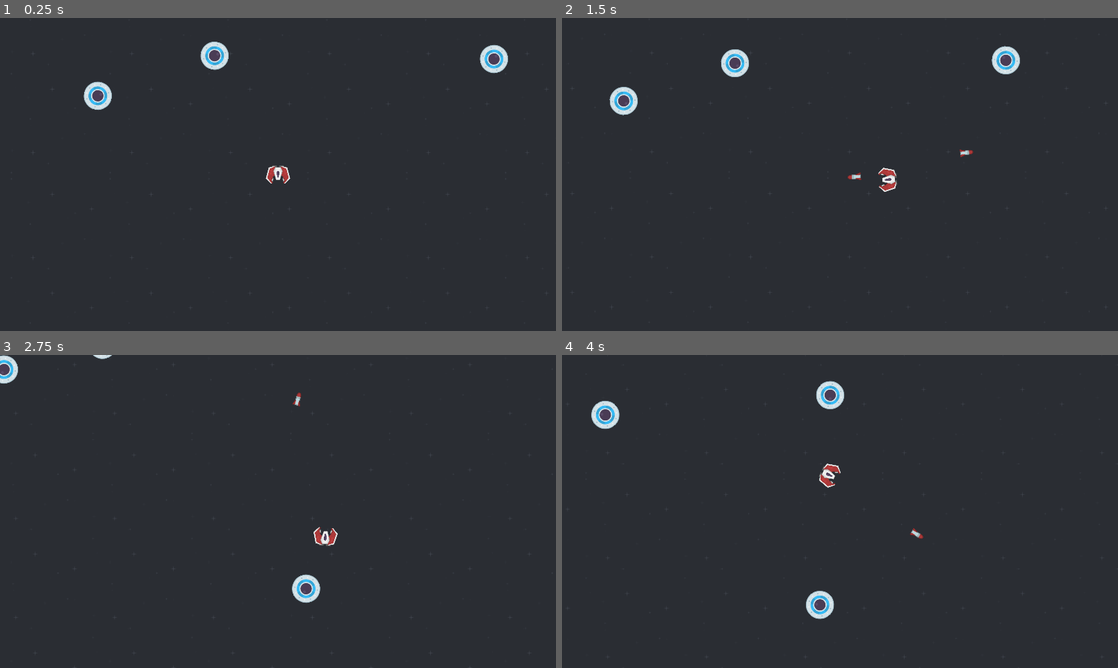
Above: before the commit, frames 1-4 (two rows, left to right).
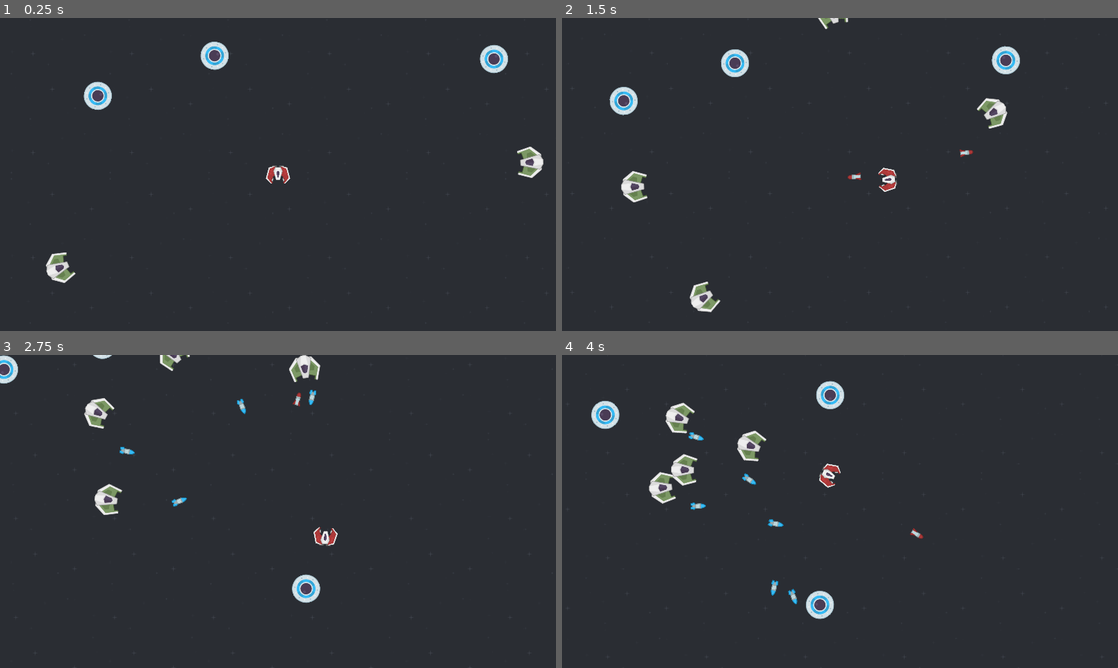
Above: after the commit, the same moments.

Repository: RyanDeBarros/Space-Raiders
Game: Godot game, scene res://levels/sandbox.tscn
The game is run twice, just before and just after one commit, with the same random seed, the same clock (stepped at 60 frames per second) and the same inputs.
Inputs (mouse positions are in pixels of both pictures, inside the frame that each line leads up to):
- Up to frame 1 (0.25 s): no input
- Up to frame 2 (1.5 s): move the mouse to (962, 158) at 0.52 s; hold D (move_right) 0.53-1.28 s; click (962, 158) at 0.6 s; move the mouse to (728, 190) at 1.27 s; hold S (move_down) from 1.28 s (still down); click (728, 190) at 1.35 s
- Up to frame 3 (2.75 s): move the mouse to (333, 442) at 2.02 s; release S (move_down) at 2.03 s; hold D (move_right) from 2.03 s (still down); click (333, 442) at 2.1 s
- Up to frame 4 (4 s): move the mouse to (812, 574) at 2.77 s; release D (move_right) at 2.78 s; hold W (move_up) 2.78-3.53 s; click (812, 574) at 2.85 s; move the mouse to (1006, 558) at 3.52 s; hold A (move_left) from 3.53 s (still down); click (1006, 558) at 3.6 s

The runs differ from the first frame. In frame 1, 0.7% of the frame differs, in the area x 8-98%, y 41-85%; in frame 2, 1.1%; in frame 3, 1.3%; in frame 4, 1.6%, in the area x 15-43%, y 15-80%.

Commit message:
Added new Minion design.

Diff:
--- a/autoloads/info.gd
+++ b/autoloads/info.gd
@@ -4,13 +4,14 @@
 	"arena_rect": Rect2(0, 0, 0, 0)
 }
 
-var projectile_JSON
-var enemy_JSON
+var projectile_JSON: Dictionary
+var enemy_JSON: Dictionary
 
-var player
+var player: Area2D
+var projectile_manager: Node
 
 
-func _ready() -> void:
+func _init() -> void:
 	var file = FileAccess.open("res://txt/projectile_info.json", FileAccess.READ)
 	projectile_JSON = JSON.parse_string(file.get_as_text())
 	file.close()
--- a/enemy/behavior/ufo_movement.gd
+++ /dev/null
@@ -1,61 +0,0 @@
-extends BaseBehavior
-
-
-var speed_dict: Dictionary
-var speed: int
-var direction: Vector2
-var aggro_range_squared: float
-var follow_spread: float
-var move_interval_dict: Dictionary
-var move_interval: float
-
-var angular_speed := 1.0
-var _speed := 0.0
-var acceleration := 10.0
-var deceleration := 10.0
-
-@onready var move_interval_timer := $MoveIntervalTimer as Timer
-
-
-func _ready() -> void:
-	move_interval_timer.timeout.connect(_on_move_interval_end)
-	setup()
-	_on_move_interval_end()
-	angular_speed *= randi_range(0, 1) * 2 - 1
-
-
-func _process(delta: float) -> void:
-	if active and enemy.position.distance_squared_to(player.position) <= aggro_range_squared:
-		_speed = minf(_speed + acceleration, speed)
-		if not direction:
-			_on_move_interval_end()
-	else:
-		direction = Vector2.ZERO
-		_speed = maxf(_speed - deceleration, 0)
-	enemy.position += direction * delta * speed
-	enemy.rotation += angular_speed * delta
-
-
-func _on_move_interval_end() -> void:
-	_restart_move_interval()
-	if active:
-		direction = enemy.position.direction_to(player.position).rotated(randf() * follow_spread)
-	else:
-		direction = Vector2.ZERO
-
-
-func _restart_move_interval() -> void:
-	speed = Math.rand_mediani(speed_dict["min"], speed_dict["median"], speed_dict["max"])
-	move_interval = Math.rand_medianf(
-			move_interval_dict["min"], move_interval_dict["median"], move_interval_dict["max"])
-	move_interval_timer.start(move_interval)
-
-
-func setup() -> void:
-	var file := FileAccess.open(configuration, FileAccess.READ)
-	var json = JSON.parse_string(file.get_as_text())
-	speed_dict = json["speed"]
-	move_interval_dict = json["move_interval"]
-	aggro_range_squared = json["aggro_range"] ** 2
-	follow_spread = json["follow_spread"]
-	file.close()
--- /dev/null
+++ b/enemy/minion.gd
@@ -0,0 +1,90 @@
+extends Area2D
+
+
+@export var level := 1
+
+var minion_info: Dictionary
+
+var active := true
+var range_shoot_squared: float
+var range_squared_detect: float
+var angular_velocity: float
+var projectile_info: Dictionary
+
+@onready var health_component: HealthComponent = $HealthComponent
+@onready var overlap_component: OverlapComponent = $OverlapComponent
+@onready var cooldown_timer: Timer = $CooldownTimer
+
+
+func _ready() -> void:
+	setup_info()
+	angular_velocity = Math.pm_randf(minion_info["movement"]["orbiting_speed"],
+			minion_info["movement"]["orbital_speed_pm"]) * (randi_range(0, 1) * 2 - 1)
+	cooldown_timer.timeout.connect(_on_cooldown_end)
+
+
+func _process(delta: float) -> void:
+	var quadrance := position.distance_squared_to(Info.player.position)
+
+	# Movement
+	if quadrance <= range_squared_detect:
+		var direction := Info.player.position.direction_to(position) as Vector2
+		var range_velocity := direction * (minion_info["range"]["middle"] - sqrt(quadrance))\
+				* minion_info["movement"]["speed_mult"] as Vector2
+		var orbital_velocity := direction.rotated(1.57) * angular_velocity * delta
+		position += range_velocity + orbital_velocity
+		rotation = direction.angle() + 1.57
+
+	# Combat
+	if active and quadrance <= range_shoot_squared:
+		if cooldown_timer.is_stopped():
+			cooldown_timer.start()
+	else:
+		cooldown_timer.stop()
+
+
+func _on_cooldown_end():
+	cooldown_timer.wait_time = Math.pm_randf(minion_info["combat"]["cooldown"],
+			minion_info["combat"]["cooldown_pm"])
+	shoot()
+
+
+func setup_info(lvl := level) -> void:
+	minion_info = Info.enemy_JSON["minion"][str(lvl)]
+	overlap_component.wait_time = minion_info["collide"]["wait_time"]
+	health_component.initial_health = minion_info["max_health"]
+	range_shoot_squared = minion_info["combat"]["range"] ** 2
+	range_squared_detect = minion_info["range"]["detect"] ** 2
+
+	cooldown_timer.wait_time = Math.pm_randf(minion_info["combat"]["cooldown"],
+			minion_info["combat"]["cooldown_pm"])
+	projectile_info = Info.projectile_JSON[minion_info["combat"]["projectile_info_index"]]
+
+
+func shoot():
+	var basic_shot := Scenes.PROJECTILES["basic"].instantiate() as BasicShot
+	Info.projectile_manager.add_child(basic_shot)
+	basic_shot.setup_from_node(self, projectile_info, 1.57)
+	basic_shot.add_to_group("enemy_owned")
+
+
+func collide_player(player: Area2D) -> void:
+	player.take_damage(minion_info["collide"]["damage"])
+	health_component.health -= player.collide_damage
+
+
+func projectile_hit(projectile: Area2D) -> void:
+	health_component.health -= projectile.damage
+
+
+func die() -> void:
+	var explosion = Scenes.EXPLOSION_SCENE.instantiate()
+	get_tree().get_first_node_in_group("explosion_manager").add_child(explosion)
+	explosion.position = position
+	explosion.scale *= minion_info["appearance"]["explosion_scale_mult"]
+	queue_free()
+
+
+func disable() -> void:
+	overlap_component.disable()
+	active = false
--- /dev/null
+++ b/enemy/minion.tscn
@@ -0,0 +1,30 @@
+[gd_scene load_steps=6 format=3 uid="uid://dvlltr3uqepum"]
+
+[ext_resource type="Script" path="res://enemy/minion.gd" id="1_2dj6f"]
+[ext_resource type="Texture2D" uid="uid://dxa1rxixke17e" path="res://assets/ships/minions/enemyGreen3.png" id="1_m2aac"]
+[ext_resource type="PackedScene" uid="uid://tw06550bothw" path="res://logic/health_component.tscn" id="2_u5co5"]
+[ext_resource type="PackedScene" uid="uid://6gjbgm3xmmt8" path="res://logic/overlap_component.tscn" id="3_ycos2"]
+
+[sub_resource type="CircleShape2D" id="CircleShape2D_6cxgp"]
+radius = 40.0125
+
+[node name="Minion" type="Area2D" groups=["enemy"]]
+script = ExtResource("1_2dj6f")
+
+[node name="Sprite" type="Sprite2D" parent="."]
+scale = Vector2(0.8, 0.8)
+texture = ExtResource("1_m2aac")
+
+[node name="CollisionShape2D" type="CollisionShape2D" parent="."]
+shape = SubResource("CircleShape2D_6cxgp")
+
+[node name="HealthComponent" parent="." node_paths=PackedStringArray("die_object") instance=ExtResource("2_u5co5")]
+die_object = NodePath("..")
+die_callback = "die"
+
+[node name="OverlapComponent" parent="." node_paths=PackedStringArray("instance") instance=ExtResource("3_ycos2")]
+instance = NodePath("..")
+callback = "collide_player"
+target_groups = Array[String](["player"])
+
+[node name="CooldownTimer" type="Timer" parent="."]
--- a/enemy/ufo.gd
+++ b/enemy/ufo.gd
@@ -36,7 +36,7 @@
 	rotation += ufo_info["movement"]["angular_speed"] * angular_dir * delta
 
 
-func _on_move_interval_end():
+func _on_move_interval_end() -> void:
 	max_speed = Math.rand_mediani(ufo_info["speed"]["min"], ufo_info["speed"]["median"],\
 			ufo_info["speed"]["max"])
 	move_interval = Math.rand_medianf(ufo_info["move_interval"]["min"],\
@@ -45,19 +45,19 @@
 	direction = position.direction_to(Info.player.position).rotated(randf() * ufo_info["follow_spread"])
 
 
-func setup_info(lvl := level):
+func setup_info(lvl := level) -> void:
 	ufo_info = Info.enemy_JSON["ufo"][str(lvl)]
 	overlap_component.wait_time = ufo_info["collide"]["wait_time"]
 	health_component.initial_health = ufo_info["max_health"]
 	aggro_range_squared = ufo_info["aggro_range"] ** 2
 
 
-func collide_player(player: Area2D):
+func collide_player(player: Area2D) -> void:
 	player.take_damage(ufo_info["collide"]["damage"])
 	health_component.health -= player.collide_damage
 
 
-func projectile_hit(projectile: Area2D):
+func projectile_hit(projectile: Area2D) -> void:
 	health_component.health -= projectile.damage
 
 
@@ -69,6 +69,6 @@
 	queue_free()
 
 
-func disable():
+func disable() -> void:
 	overlap_component.disable()
 	active = false
--- a/enemy/ufo_old.tscn
+++ /dev/null
@@ -1,39 +0,0 @@
-[gd_scene load_steps=7 format=3 uid="uid://bowc4q5hg75wy"]
-
-[ext_resource type="PackedScene" uid="uid://dbfeu2nwkni0i" path="res://enemy/enemy_old.tscn" id="1_i5u8j"]
-[ext_resource type="Texture2D" uid="uid://b1lwr4nvb08jh" path="res://assets/ships/ufos/ufoBlue.png" id="2_1wwpp"]
-[ext_resource type="Script" path="res://enemy/behavior/basic_health.gd" id="2_06hs4"]
-[ext_resource type="Script" path="res://enemy/behavior/basic_collide.gd" id="3_i3txk"]
-[ext_resource type="Script" path="res://enemy/behavior/ufo_movement.gd" id="4_lm0gw"]
-
-[sub_resource type="CircleShape2D" id="CircleShape2D_ptld1"]
-radius = 36.0
-
-[node name="UFO" instance=ExtResource("1_i5u8j")]
-
-[node name="Sprite2D" parent="." index="0"]
-scale = Vector2(0.8, 0.8)
-texture = ExtResource("2_1wwpp")
-
-[node name="CollisionShape2D" parent="." index="1"]
-shape = SubResource("CircleShape2D_ptld1")
-
-[node name="Health" type="Node" parent="Components" index="0" node_paths=PackedStringArray("enemy")]
-script = ExtResource("2_06hs4")
-enemy = NodePath("../..")
-configuration = "res://txt/enemy_info/ufo/health.json"
-
-[node name="Collide" type="Node" parent="Components" index="1" node_paths=PackedStringArray("health_component", "enemy")]
-script = ExtResource("3_i3txk")
-health_component = NodePath("../Health")
-enemy = NodePath("../..")
-configuration = "res://txt/enemy_info/ufo/collide.json"
-
-[node name="CollideDamageTimer" type="Timer" parent="Components/Collide" index="0"]
-
-[node name="Movement" type="Node" parent="Components" index="2" node_paths=PackedStringArray("enemy")]
-script = ExtResource("4_lm0gw")
-enemy = NodePath("../..")
-configuration = "res://txt/enemy_info/ufo/movement.json"
-
-[node name="MoveIntervalTimer" type="Timer" parent="Components/Movement" index="0"]
--- a/levels/level.gd
+++ b/levels/level.gd
@@ -9,6 +9,7 @@
 func _ready() -> void:
 	Info.level_data["arena_rect"] = arena_collision.shape.get_rect()
 	Info.player = get_tree().get_first_node_in_group("player")
+	Info.projectile_manager = projectile_manager
 	player.setup_camera_limits()
 	Input.set_default_cursor_shape(Input.CURSOR_CROSS)
 
--- a/levels/sandbox.tscn
+++ b/levels/sandbox.tscn
@@ -1,9 +1,10 @@
-[gd_scene load_steps=6 format=3 uid="uid://ctxltwcj5mpeg"]
+[gd_scene load_steps=7 format=3 uid="uid://ctxltwcj5mpeg"]
 
 [ext_resource type="Script" path="res://levels/level.gd" id="1_8a0rs"]
 [ext_resource type="PackedScene" uid="uid://dnuto0c2ouck5" path="res://player/player.tscn" id="2_1vmdd"]
 [ext_resource type="Texture2D" uid="uid://eahqm3cqwbbd" path="res://assets/bkgs/blue.png" id="2_lejju"]
 [ext_resource type="PackedScene" uid="uid://bilntsvd8ywk5" path="res://enemy/ufo.tscn" id="4_wbnl3"]
+[ext_resource type="PackedScene" uid="uid://dvlltr3uqepum" path="res://enemy/minion.tscn" id="5_hjmbv"]
 
 [sub_resource type="RectangleShape2D" id="RectangleShape2D_sewky"]
 size = Vector2(3000, 3000)
@@ -53,3 +54,15 @@
 
 [node name="UFO5" parent="Enemies" instance=ExtResource("4_wbnl3")]
 position = Vector2(-874, 344)
+
+[node name="Minion" parent="Enemies" instance=ExtResource("5_hjmbv")]
+position = Vector2(-592, 292)
+
+[node name="Minion2" parent="Enemies" instance=ExtResource("5_hjmbv")]
+position = Vector2(-200, 559)
+
+[node name="Minion3" parent="Enemies" instance=ExtResource("5_hjmbv")]
+position = Vector2(295, -492)
+
+[node name="Minion4" parent="Enemies" instance=ExtResource("5_hjmbv")]
+position = Vector2(704, -3)
--- a/player/player.gd
+++ b/player/player.gd
@@ -34,7 +34,6 @@
 
 @onready var sprite: Sprite2D = $Sprite
 @onready var camera_2d: Camera2D = $Camera2D
-@onready var projectile_manager: Node = $ProjectileManager
 @onready var projectile_info := Info.projectile_JSON[projectile_info_index] as Dictionary
 
 
@@ -85,7 +84,7 @@
 
 func shoot() -> void:
 	var basic_shot := Scenes.PROJECTILES["basic"].instantiate() as BasicShot
-	projectile_manager.add_child(basic_shot)
+	Info.projectile_manager.add_child(basic_shot)
 	basic_shot.setup_from_node(self, projectile_info, 1.57)
 	basic_shot.add_to_group("player_owned")
 
@@ -104,7 +103,7 @@
 	sprite.queue_free()
 	active = false
 	for enemy in get_tree().get_nodes_in_group("enemy"):
-		enemy.active = false
+		enemy.disable()
 
 	var explosion = Scenes.EXPLOSION_SCENE.instantiate()
 	get_tree().get_first_node_in_group("explosion_manager").add_child(explosion)
--- a/player/player.tscn
+++ b/player/player.tscn
@@ -23,6 +23,4 @@
 [node name="CollisionShape2D" type="CollisionShape2D" parent="."]
 shape = SubResource("CircleShape2D_3touy")
 
-[node name="ProjectileManager" type="Node" parent="."]
-
 [connection signal="area_entered" from="." to="." method="_on_area_entered"]
--- a/txt/enemy_info.json
+++ b/txt/enemy_info.json
@@ -30,6 +30,9 @@
 	},
 	"minion": {
 		"1": {
+			"appearance": {
+				"explosion_scale_mult": 1.0
+			},
 			"max_health": 200,
 			"collide": {
 				"wait_time": 1.0,
@@ -48,7 +51,7 @@
 				"cooldown": 2.0,
 				"cooldown_pm": 0.5,
 				"range": 900,
-				"projectile_config": "basic_slow"
+				"projectile_info_index": "basic_slow"
 			}
 		}
 	},
